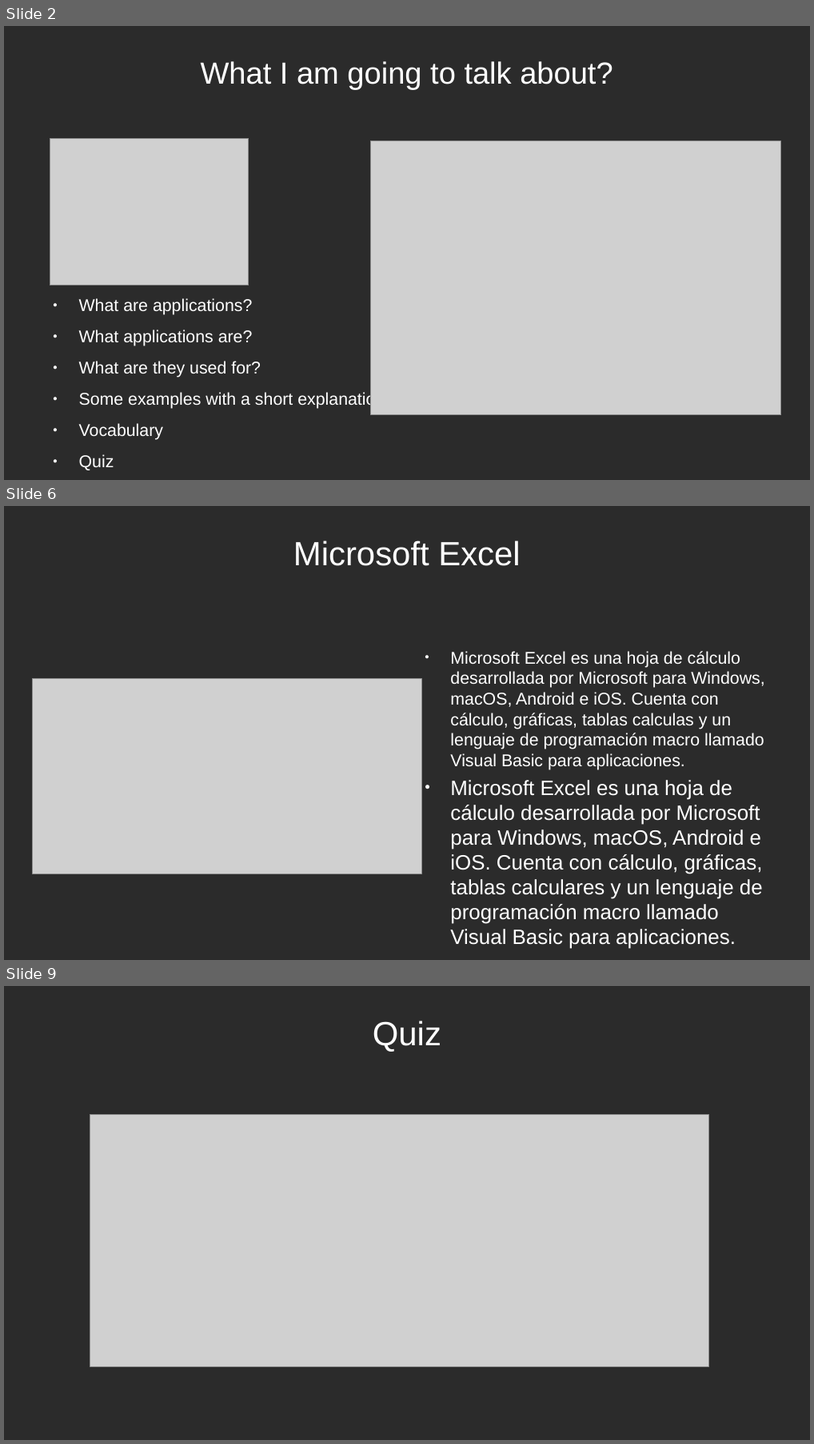
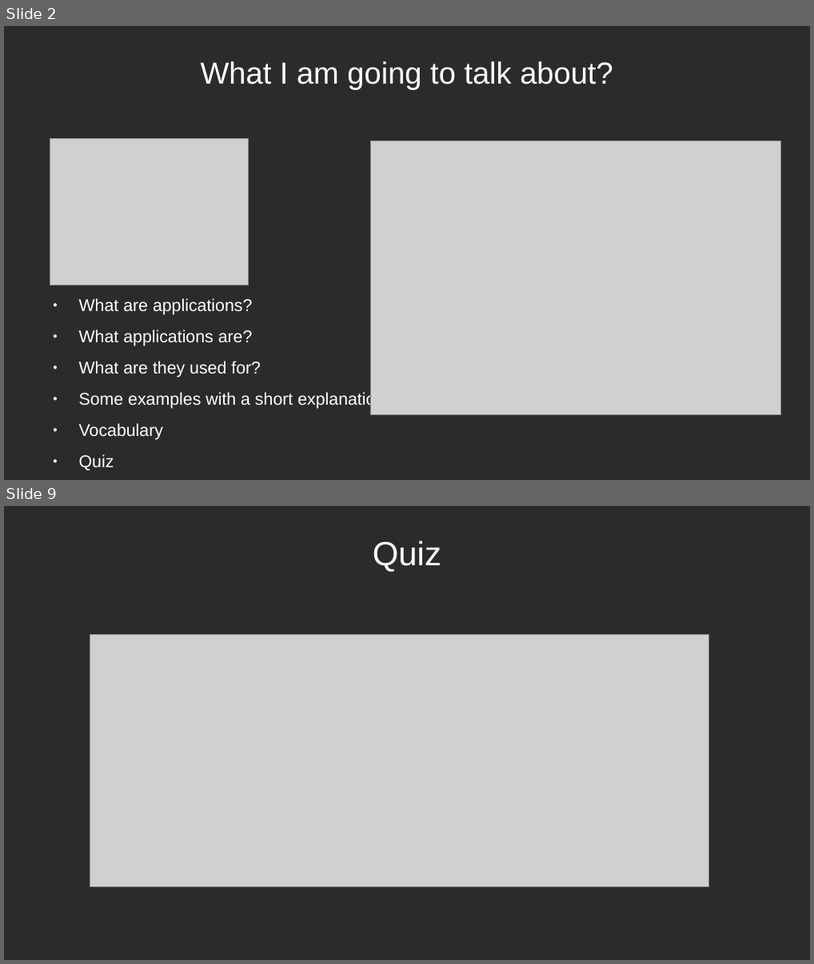
Before and after one commit to sergiomunozvillullas/inglesYempresa, a slide deck: ingles/ingles/presentacionINgles.odp. Shown one above the other, each under a label of ours: slides 2, 6 and 9 before the commit, slides 2 and 9 after it; the slides between them are not shown. The pictures are 814x1444 and 814x964 pixels, drawn with LibreOffice and Linux fonts; fonts in the diff are those of the drawing; grey boxes stand for pictures; background and template pictures are left out; a plain dark background stands for a picture behind light text. Boxes give left, top, right and bottom in pixels: in the first picture for what was removed or moved away, otherwise in the second. Text is boxed around its words. In the diff, an @@ line names an element or a change of style, - is before the commit and + after.

```diff
--- a/ingles/ingles/presentacionINgles.odp
+++ b/ingles/ingles/presentacionINgles.odp
@@ slide 6 removed at (4,506,810,960), background picture (left out) @@
@@ title removed at (294,540,520,566) @@
-Microsoft Excel
@@ text removed at (450,651,765,770) @@
-● Microsoft Excel es una hoja de cálculo desarrollada por Microsoft para Windows, macOS, Android e iOS. Cuenta con cálculo, gráficas, tablas calculas y un lenguaje de programación macro llamado Visual Basic para aplicaciones.
@@ picture removed at (33,679,422,873) @@
@@ text removed at (450,780,763,948) @@
-● Microsoft Excel es una hoja de cálculo desarrollada por Microsoft para Windows, macOS, Android e iOS. Cuenta con cálculo, gráficas, tablas calculares y un lenguaje de programación macro llamado Visual Basic para aplicaciones.
```
Also in this commit, not shown: 4 slides changed, 2 slides added, 1 other slide removed, 1 other file.
